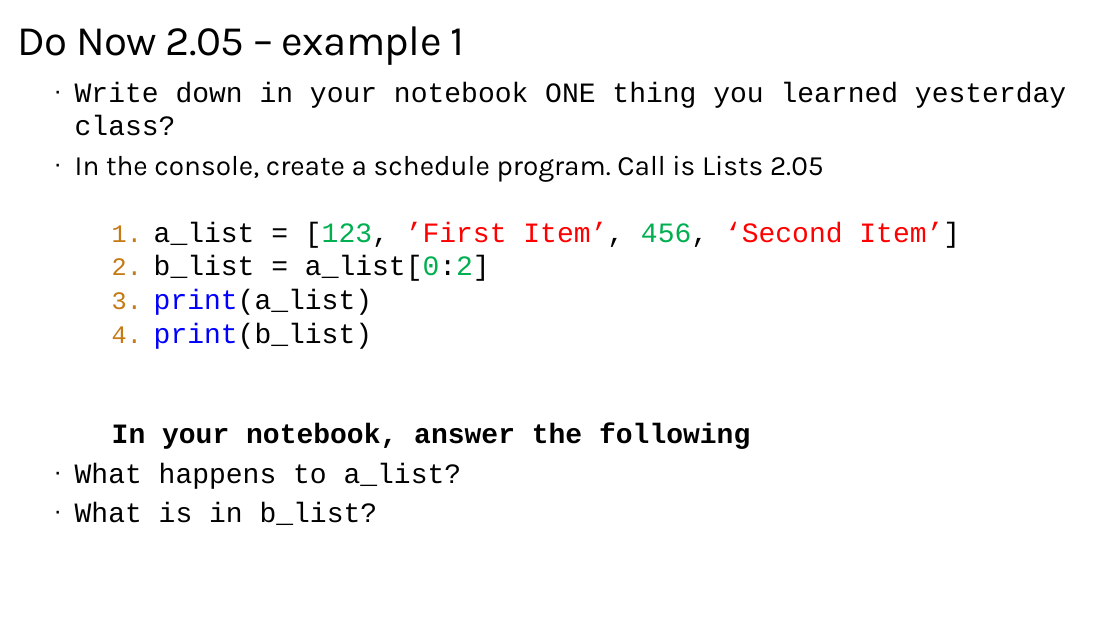
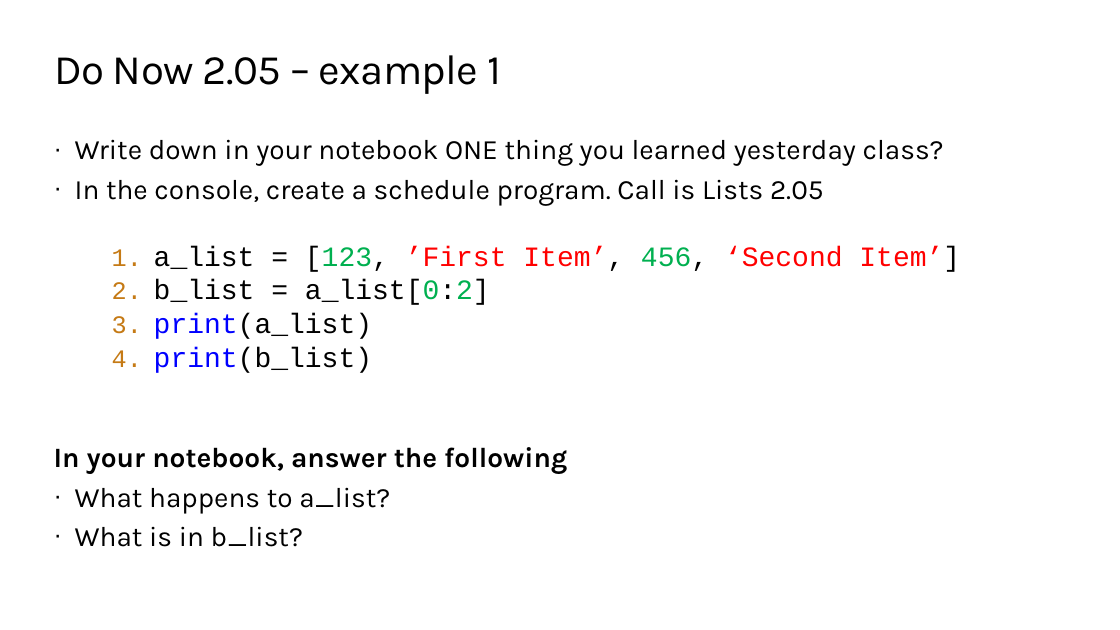
Before and after one commit to TEALSK12/2nd-semester-introduction-to-computer-science, a slide deck: slide 4 of units/2_unit/slidedecks/Intro Python 2.05 TEALS.pptx. Drawn at 1120x630 pixels with LibreOffice and Linux fonts; fonts in the diff are those of the drawing; background and template pictures are left out. Boxes give left, top, right and bottom in pixels: in the first picture for what was removed or moved away, otherwise in the second. Text is boxed around its words. In the diff, an @@ line names an element or a change of style, - is before the commit and + after.

```diff
--- a/units/2_unit/slidedecks/Intro Python 2.05 TEALS.pptx
+++ b/units/2_unit/slidedecks/Intro Python 2.05 TEALS.pptx
@@ title "Do Now 2.05 – example ...": place and size @@
-title "Do Now 2.05 – example ..." at (17, 26, 464, 65)
+title "Do Now 2.05 – example ..." at (54, 55, 501, 94)
@@ text at (54, 139, 944, 547): font Courier New to Karla in "Write down in your notebook ONE thing ...", "In your notebook, answer the following", "What happens to a_list?", "What is in b_list?"; indent changed @@
@@ text "Write down in your notebook ...": place and size @@
-text "Write down in your notebook ..." at (75, 82, 1066, 489)
+text "Write down in your notebook ..." at (54, 139, 960, 547)
```
Also in this commit, not shown: 7 other slides changed, 8 other files.
